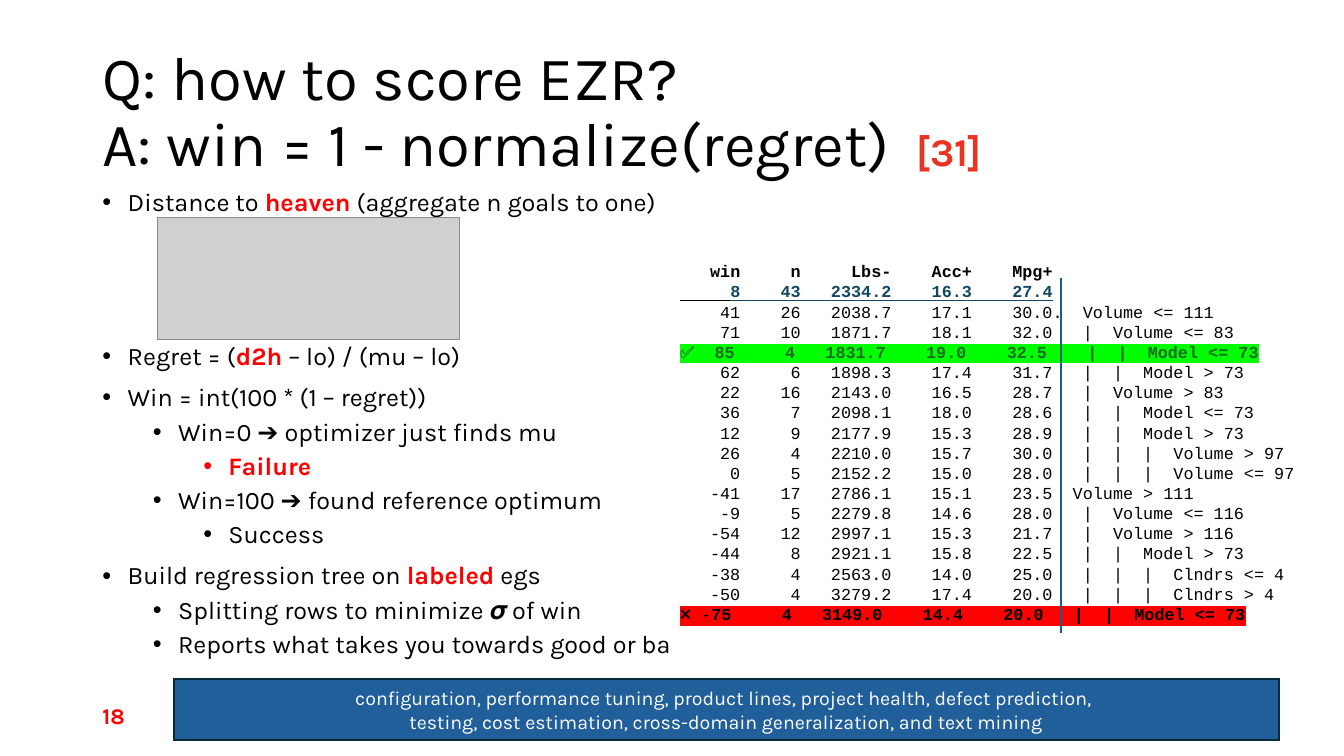
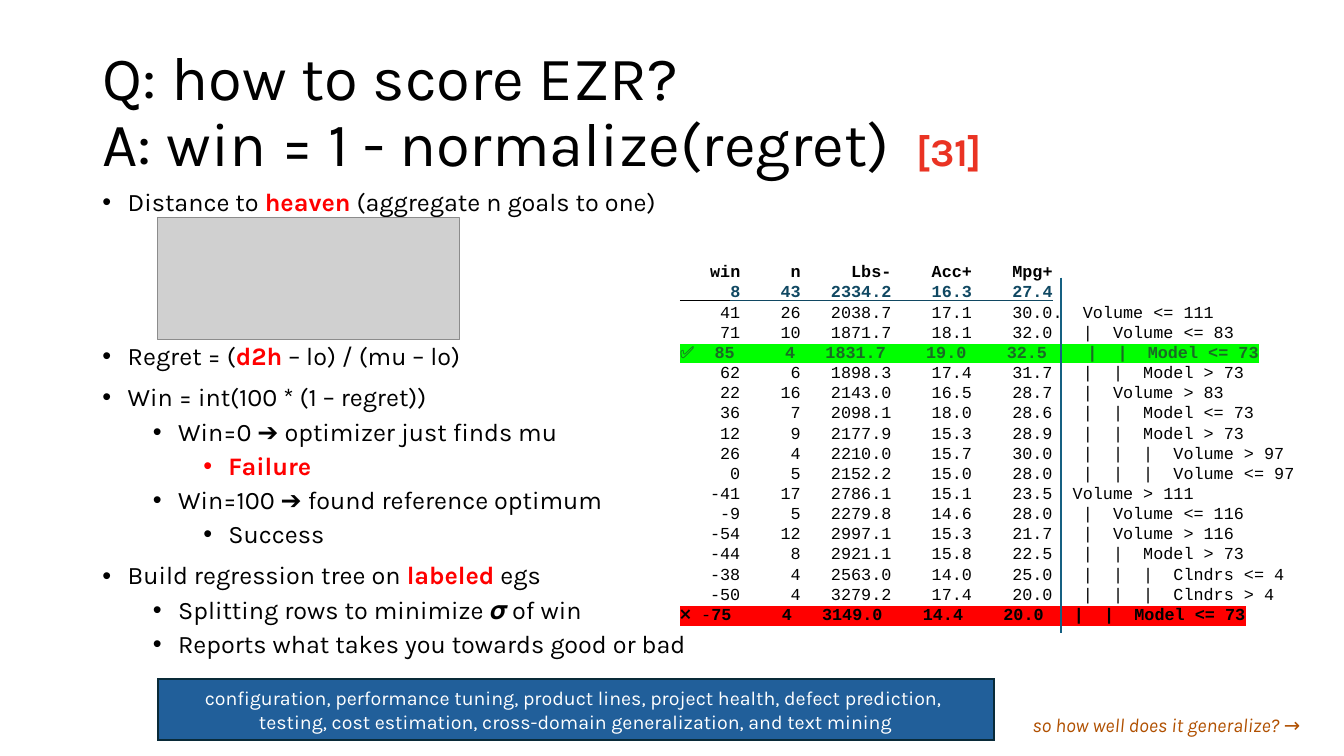
Before and after one commit to timm/fyi, a slide deck: slide 14 of 26less.pptx (slide 18 before the commit). Drawn at 1344x756 pixels with LibreOffice and Linux fonts; fonts in the diff are those of the drawing; grey boxes stand for pictures; background and template pictures are left out. Boxes give left, top, right and bottom in pixels: in the first picture for what was removed or moved away, otherwise in the second. Text is boxed around its words. In the diff, an @@ line names an element or a change of style, - is before the commit and + after.

```diff
--- a/26less.pptx
+++ b/26less.pptx
@@ text at box(178, 635, 686, 659): text changed @@
-  • Reports what takes you towards good or ba
+  • Reports what takes you towards good or bad
@@ rectangle "configuration, performance tuning, product lines, ...": place and size @@
-rectangle "configuration, performance tuning, product lines, ..." at box(173, 680, 1278, 740)
+rectangle "configuration, performance tuning, product lines, ..." at box(158, 680, 994, 740)
@@ page number removed at box(102, 709, 124, 725) @@
-18
@@ text added at box(1032, 718, 1279, 737), 14 pt, text #B05000, italic @@
+so how well does it generalize? →
```
Also in this commit, not shown: 28 other slides changed, 6 slides removed, 1 other file.
